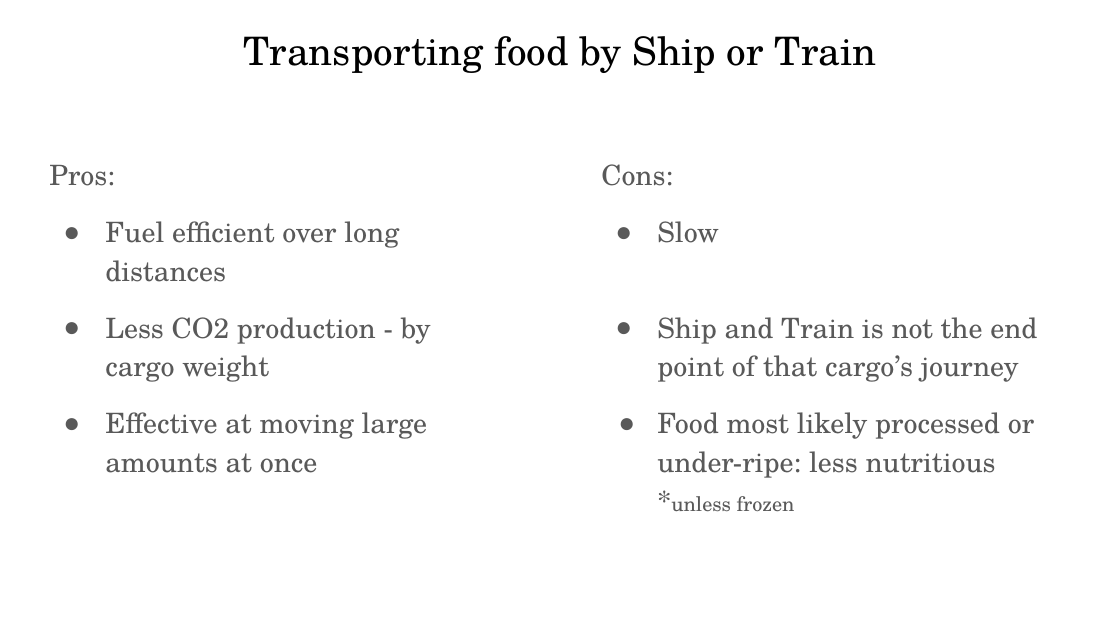
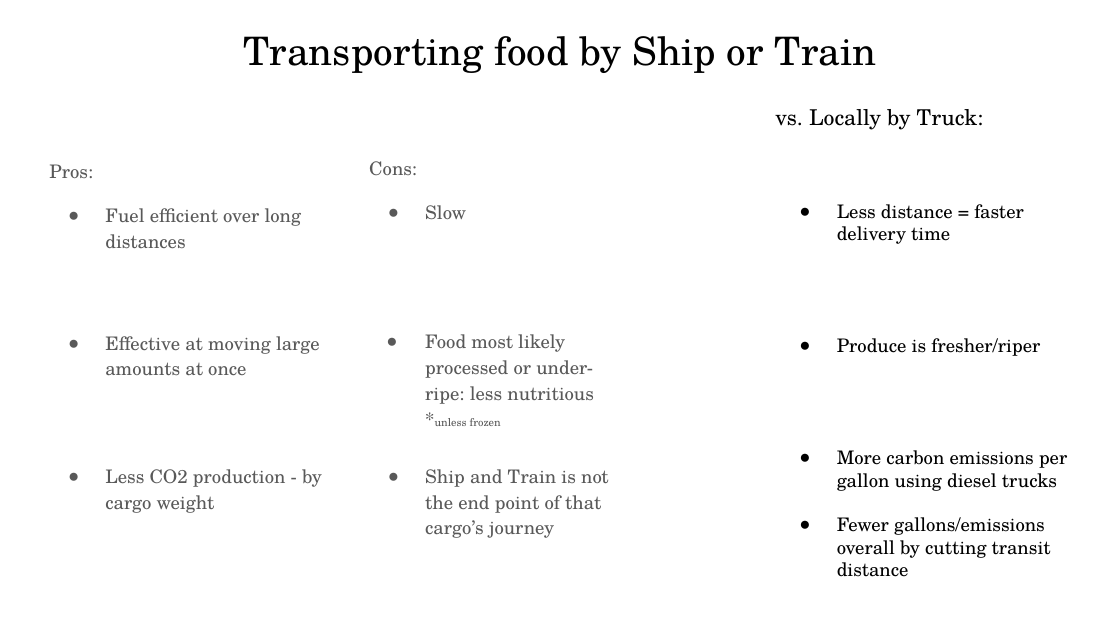
Before and after one commit to Rhunsilval/capstone, a slide deck: slide 20 of Presentation/The Cost of Moving Food - capstone.pptx (slide 34 before the commit). Drawn at 1120x630 pixels with LibreOffice and Linux fonts; fonts in the diff are those of the drawing. Boxes give left, top, right and bottom in pixels: in the first picture for what was removed or moved away, otherwise in the second. Text is boxed around its words. In the diff, an @@ line names an element or a change of style, - is before the commit and + after.

```diff
--- a/Presentation/The Cost of Moving Food - capstone.pptx
+++ b/Presentation/The Cost of Moving Food - capstone.pptx
@@ text added at (x1=775, y1=109, x2=984, y2=130), 14 pt, text #000000 @@
+vs. Locally by Truck:
@@ text "Cons:" moved from (x1=601, y1=164, x2=719, y2=243) to (x1=369, y1=161, x2=466, y2=220) @@
@@ text added at (x1=837, y1=204, x2=1067, y2=577), 12 pt, text #000000 @@
+● Less distance = faster delivery time
+● Produce is fresher/riper
+● More carbon emissions per gallon using diesel trucks
+● Fewer gallons/emissions overall by cutting transit distance
@@ text "Effective at moving large amounts ..." moved from (x1=105, y1=412, x2=428, y2=473) to (x1=105, y1=336, x2=320, y2=375) @@
@@ text "Food most likely processed or ..." moved from (x1=657, y1=412, x2=1034, y2=512) to (x1=425, y1=334, x2=594, y2=426) @@
@@ text "Food most likely processed or ..." at (x1=425, y1=334, x2=594, y2=426): size 18 to 12 pt in "Food most likely processed or under-ripe: less ..."; size 13 to 7 pt in "*unless frozen" @@
@@ text "Less CO2 production - by ..." moved from (x1=105, y1=317, x2=431, y2=382) to (x1=105, y1=469, x2=322, y2=513) @@
@@ size 18 to 12 pt; indent changed in 5 elements at (x1=49, y1=164, x2=302, y2=249), (x1=105, y1=336, x2=320, y2=375), (x1=369, y1=161, x2=466, y2=220), (x1=105, y1=469, x2=322, y2=513), (x1=425, y1=469, x2=609, y2=538) @@
@@ text "Ship and Train is not ..." moved from (x1=657, y1=317, x2=1037, y2=382) to (x1=425, y1=469, x2=609, y2=538) @@
```
Also in this commit, not shown: 10 other slides changed, 1 slide added, 16 slides removed, 3 other files.
